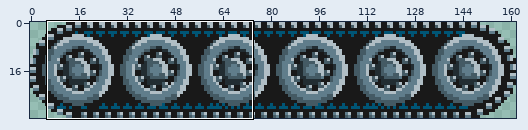
Two versions of one pixel-art file, Created Assets/ConveyorBelt/ConveyorBelt.ase. Above: a wide view before the commit, with the close-up outlined.
Close-up. Old version:
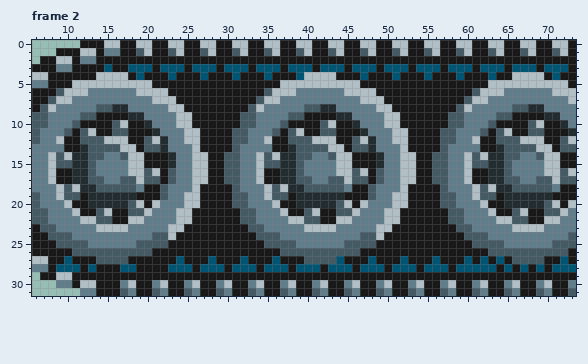
162x32 pixels, 4 frames. Shown: frame 2: x 6..73, y 0..31. The commit also changed other frames or places, which this record leaves out.
Now the later version:
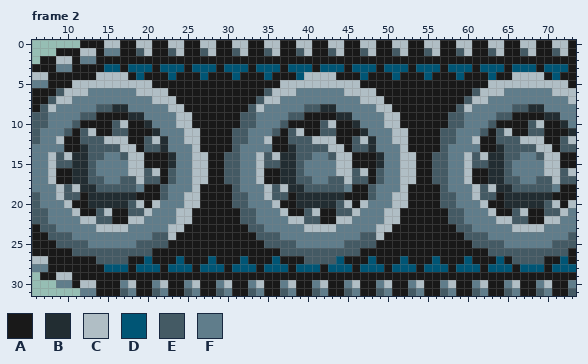
Palette (. is transparent): A #191919  B #222d32  C #b0bec5  D #005575  E #445a64  F #607d8b
Changes in this commit:
layer "Track" added
layer "Flattened" removed
layer "Layer 2 #2" removed
Frame 2:
y 3: x 16 A -> D
y 27: x 10 D -> A; x 20 A -> D; x 62 D -> A
y 28: x 9..11 DDD -> AAA; x 13 D -> A; x 15..16 AA -> DD; x 18..21 DAAA -> ADDD; x 62 D -> A; x 64 A -> D; x 68 A -> D
Boxes around the changes in both close-ups, in picture pixels (x1, y1, x2, y2):
changed: (112, 64, 120, 72)
changed: (56, 256, 160, 272)
changed: (480, 256, 536, 272)
